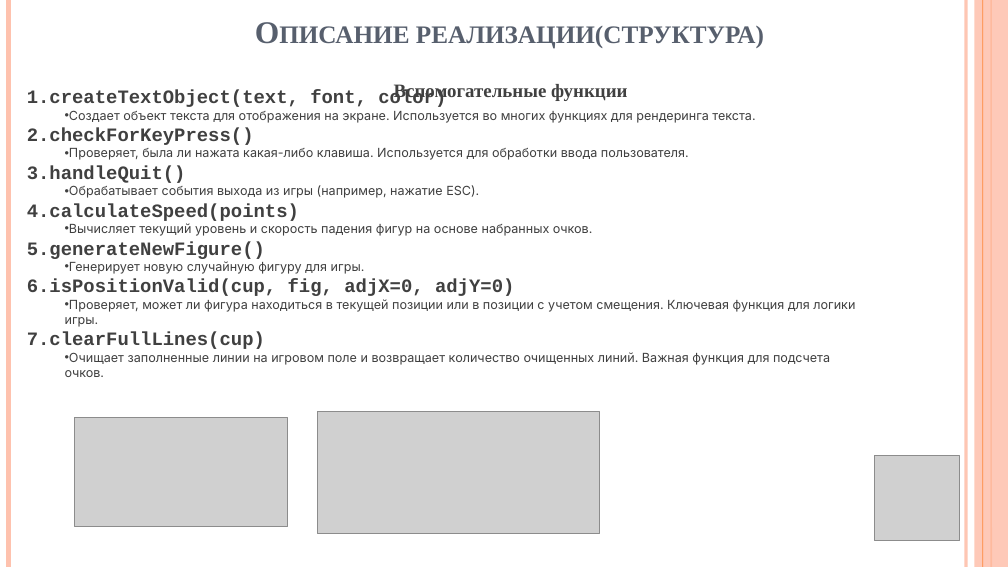
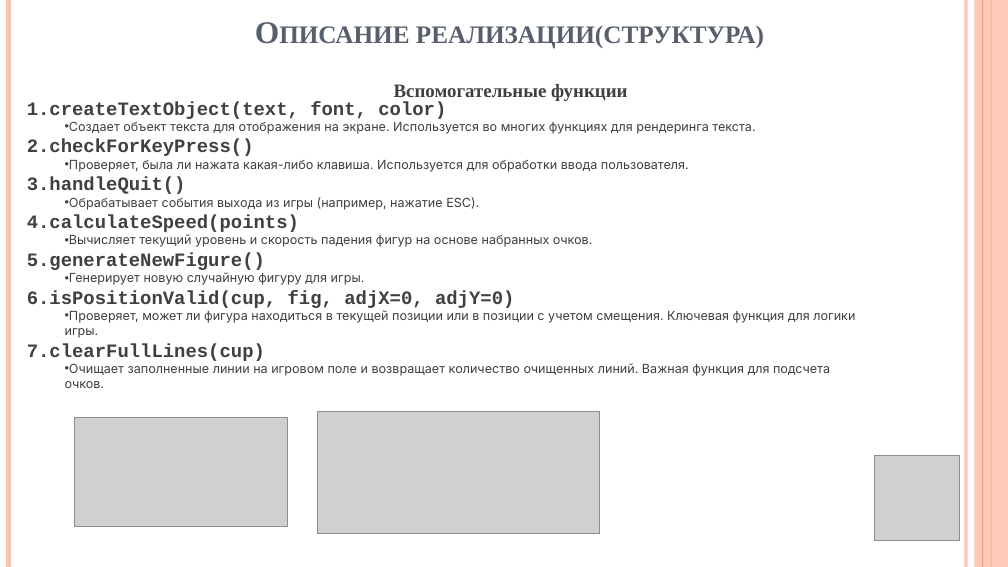
Before and after one commit to ALEXIS-png-spec/game_project, a slide deck: slide 4 of презентация11.pptx. Drawn at 1008x567 pixels with LibreOffice and Linux fonts; fonts in the diff are those of the drawing; grey boxes stand for pictures. Boxes give left, top, right and bottom in pixels: in the first picture for what was removed or moved away, otherwise in the second. Text is boxed around its words. In the diff, an @@ line names an element or a change of style, - is before the commit and + after.

```diff
--- a/презентация11.pptx
+++ b/презентация11.pptx
@@ text "createTextObject(text, font, color)" rewrapped from (x1=27, y1=90, x2=855, y2=377) to (x1=27, y1=101, x2=855, y2=376) @@
```
Also in this commit, not shown: 3 other slides changed, 1 slide added, 1 slide removed, 1 other file.
